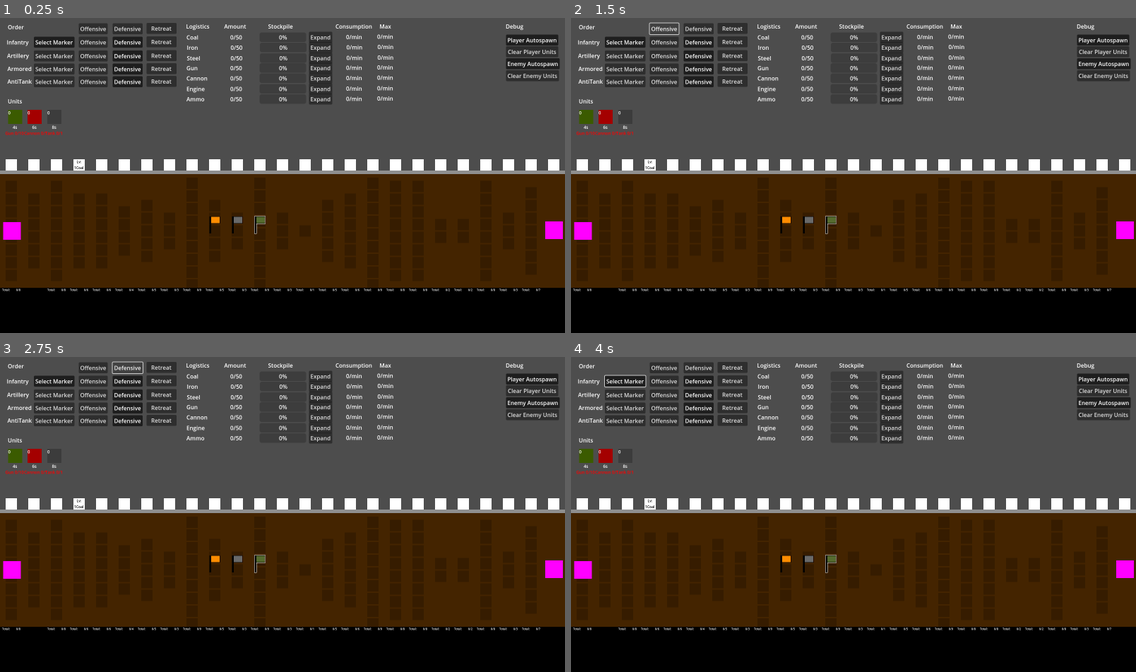
Above: before the commit, frames 1-4 (two rows, left to right).
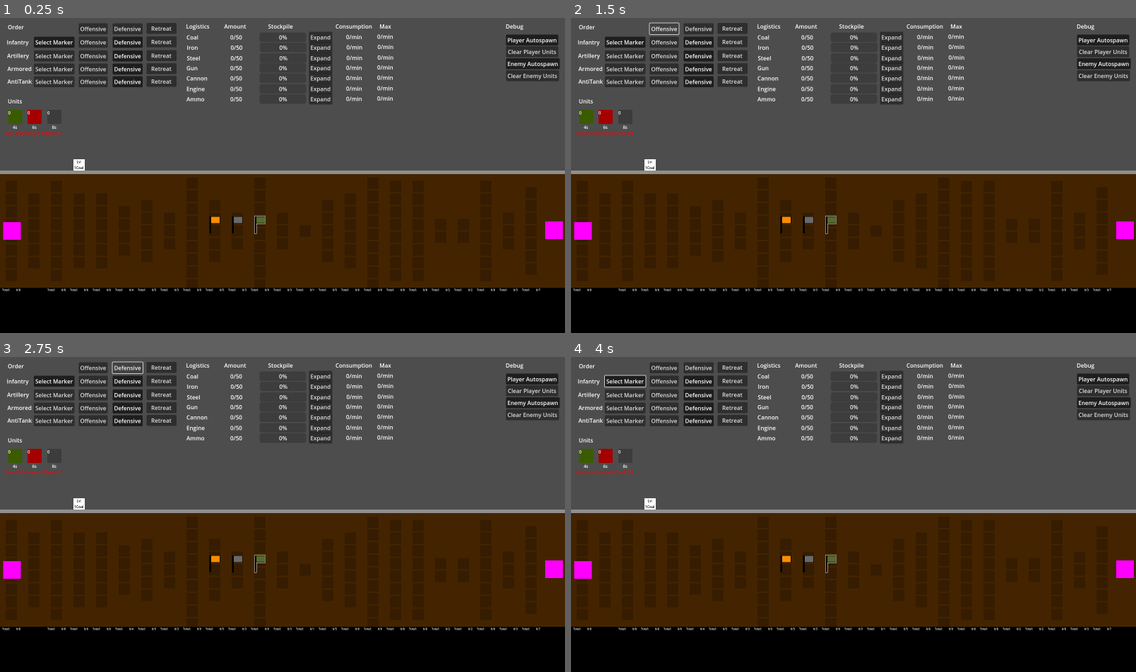
Above: after the commit, the same moments.

Repository: dwlee0802/AttritionWarfare
Game: Godot game, scene res://Scenes/game.tscn
The game is run twice, just before and just after one commit, with the same random seed, the same clock (stepped at 60 frames per second) and the same inputs.
Inputs:
- Up to frame 1 (0.25 s): no input
- Up to frame 2 (1.5 s): click "Expand" at 0.5 s; click "Offensive" at 1.25 s
- Up to frame 3 (2.75 s): click "Defensive" at 2 s
- Up to frame 4 (4 s): click "Retreat" at 2.75 s; click "Select Marker" at 3.5 s

The runs differ from the first frame. In frame 1, 1.7% of the frame differs, in the area x 1-99%, y 44-49%; in frame 2, 1.7%; in frame 3, 1.7%; in frame 4, 1.7%.

Commit message:
Industry Icon on Map Blocks get disabled if no industry exists on them.

Diff:
--- a/Scripts/Block.gd
+++ b/Scripts/Block.gd
@@ -182,5 +182,8 @@
 	if industry != null:
 		output += "Lv: " + str(industry.level)
 		output += Enums.GoodTypeToString(industry.productionType)
+	else:
+		tempIndustryLabel.visible = false
+		tempIndustryLabel.get_parent().visible = false
 
 	tempIndustryLabel.text = output
--- a/Scripts/HQ.gd
+++ b/Scripts/HQ.gd
@@ -23,7 +23,6 @@
 
 # Called every frame. 'delta' is the elapsed time since the previous frame.
 func _process(_delta):
-	print(str(autoSpawn))
 	if autoSpawn:
 		if spawnTimer.is_stopped():
 			spawnTimer.start()
